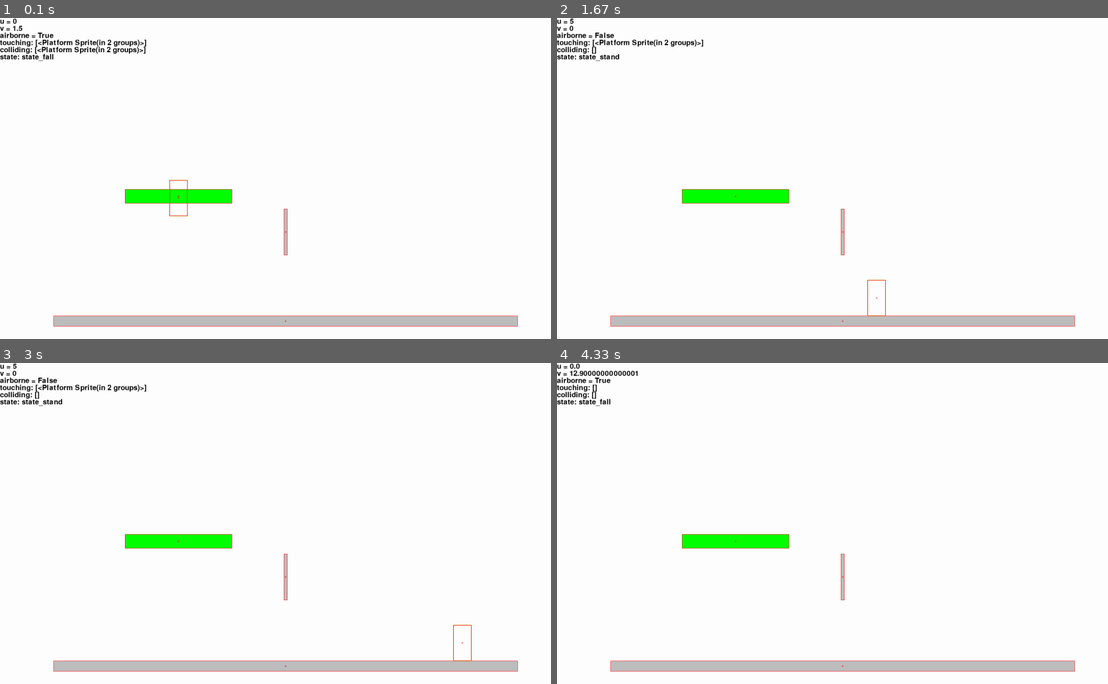
Above: before the commit, frames 1-4 (two rows, left to right).
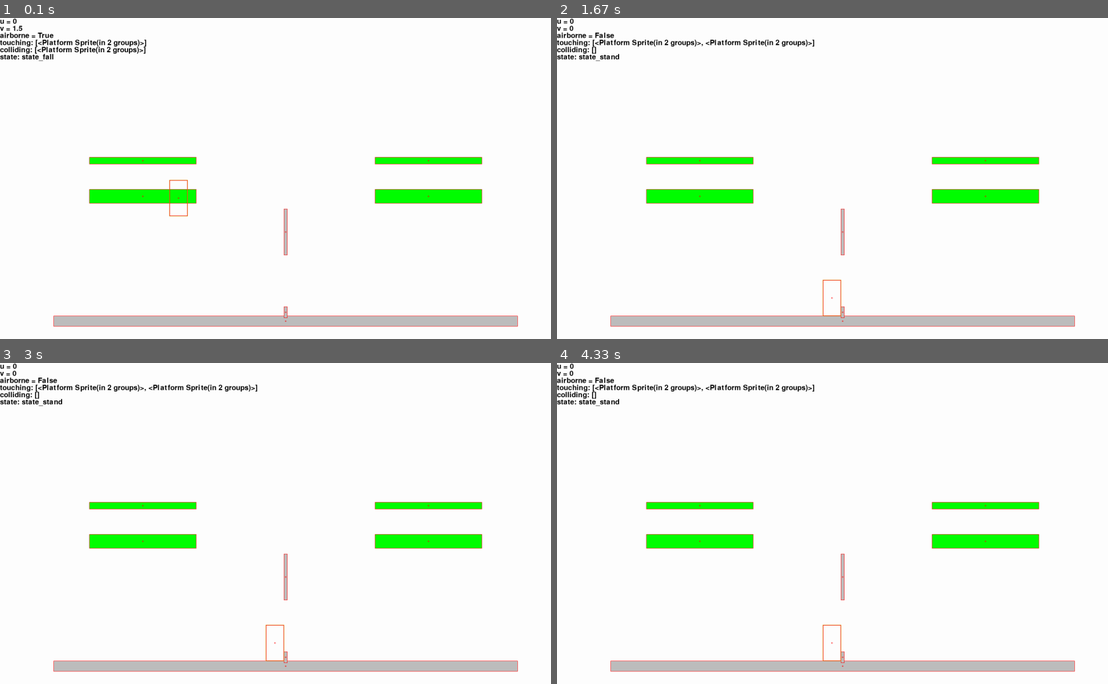
Above: after the commit, the same moments.

Repository: binnev/pygame_sandbox
Game: pygame game, started from fighting_game/__main__.py
Same seed, same stepped clock (60 frames per second), same inputs: the game is played once before the commit and once after it.
Inputs:
- Up to frame 1 (0.1 s): no input
- Up to frame 2 (1.67 s): hold D 0.33-0.8 s
- Up to frame 3 (3 s): no input
- Up to frame 4 (4.33 s): no input

The runs differ from the first frame. In frame 1, 2.5% of the frame differs, in the area x 16-88%, y 43-94%; in frame 2, 2.9%; in frame 3, 2.9%; in frame 4, 3.3%, in the area x 2-88%, y 0-94%.

Commit message:
Added more platforms.

Diff:
--- a/fighting_game/levels.py
+++ b/fighting_game/levels.py
@@ -17,6 +17,22 @@
         self.net.x = SCREEN_WIDTH // 2
         self.net.y = SCREEN_HEIGHT - 300
 
-        self.droppable = Platform(500, 500, 300, 40, droppable=True)
+        self.net2 = Platform(0, 0, 10, NET_HEIGHT // 4)
+        self.net2.x = SCREEN_WIDTH // 2
+        self.net2.y = SCREEN_HEIGHT - 75
 
-        self.add(self.ground, self.net, self.droppable, type="platform")
+        self.droppable = Platform(SCREEN_WIDTH // 4, 500, 300, 40, droppable=True)
+        self.droppable2 = Platform(SCREEN_WIDTH // 4, 400, 300, 20, droppable=True)
+        self.droppable3 = Platform(SCREEN_WIDTH * 3 // 4, 500, 300, 40, droppable=True)
+        self.droppable4 = Platform(SCREEN_WIDTH * 3 // 4, 400, 300, 20, droppable=True)
+
+        self.add(
+            self.ground,
+            self.net,
+            self.net2,
+            self.droppable,
+            self.droppable2,
+            self.droppable3,
+            self.droppable4,
+            type="platform",
+        )
